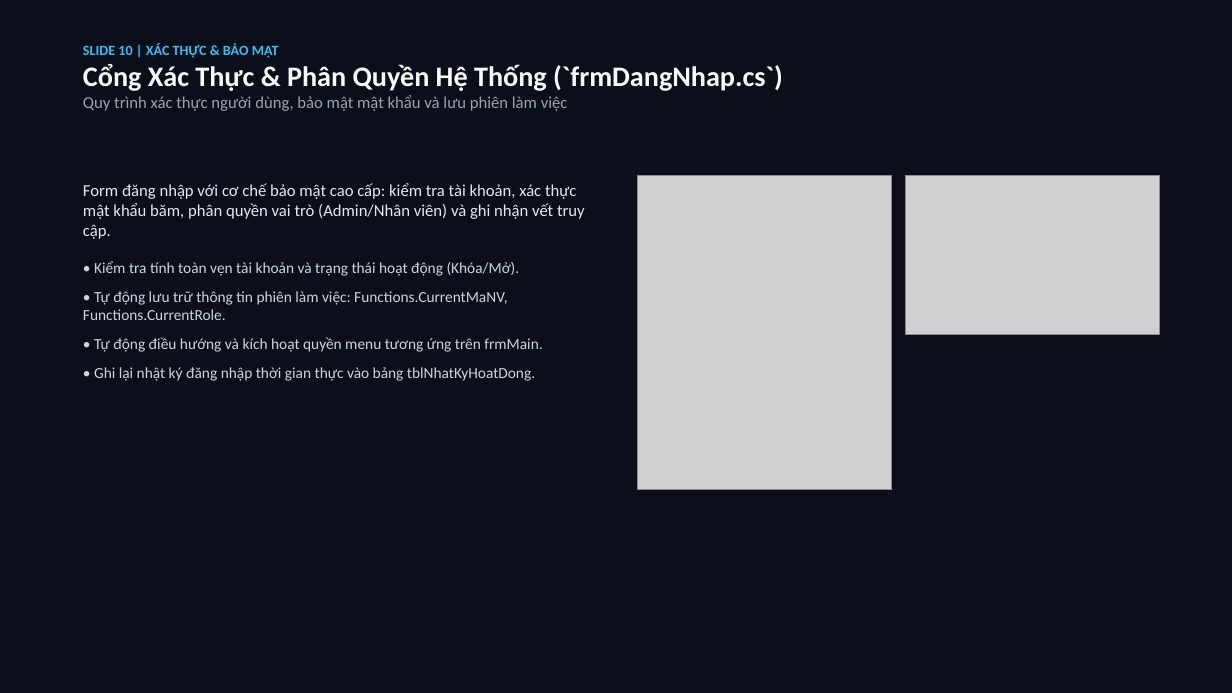
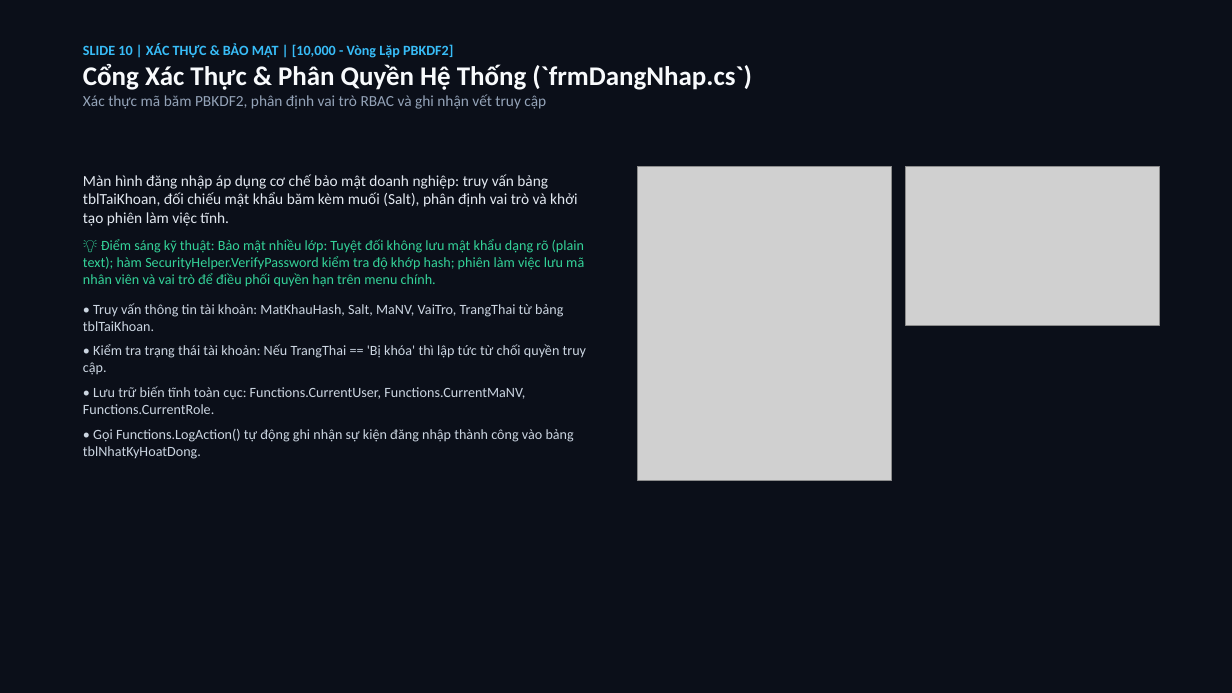
Before and after one commit to hoanganh15092006/BTLLAPTRINHTRUCQUAN, a slide deck: slide 10 of Presentation/QLBanMayViTinh_32_Slides.pptx. Drawn at 1232x693 pixels with LibreOffice and Linux fonts; fonts in the diff are those of the drawing; grey boxes stand for pictures. Boxes give left, top, right and bottom in pixels: in the first picture for what was removed or moved away, otherwise in the second. Text is boxed around its words. In the diff, an @@ line names an element or a change of style, - is before the commit and + after.

```diff
--- a/Presentation/QLBanMayViTinh_32_Slides.pptx
+++ b/Presentation/QLBanMayViTinh_32_Slides.pptx
@@ text at [83, 43, 453, 58]: text changed @@
-SLIDE 10 | XÁC THỰC & BẢO MẬT
+SLIDE 10 | XÁC THỰC & BẢO MẬT | [10,000 - Vòng Lặp PBKDF2]
@@ text at [83, 64, 752, 90]: size 22 to 21 pt in "Cổng Xác Thực & Phân Quyền Hệ ..." @@
@@ text at [83, 94, 546, 109]: text changed; size 13 to 12 pt @@
-Quy trình xác thực người dùng, bảo mật mật khẩu và lưu phiên làm việc
+Xác thực mã băm PBKDF2, phân định vai trò RBAC và ghi nhận vết truy cập
@@ text at [83, 174, 586, 459]: text changed; size 12 to 11 pt @@
-Form đăng nhập với cơ chế bảo mật cao cấp: kiểm tra tài khoản, xác thực mật khẩu băm, phân quyền vai trò (Admin/Nhân viên) và ghi nhận vết truy cập.
-• Kiểm tra tính toàn vẹn tài khoản và trạng thái hoạt động (Khóa/Mở).
-• Tự động lưu trữ thông tin phiên làm việc: Functions.CurrentMaNV, Functions.CurrentRole.
-• Tự động điều hướng và kích hoạt quyền menu tương ứng trên frmMain.
-• Ghi lại nhật ký đăng nhập thời gian thực vào bảng tblNhatKyHoatDong.
+Màn hình đăng nhập áp dụng cơ chế bảo mật doanh nghiệp: truy vấn bảng tblTaiKhoan, đối chiếu mật khẩu băm kèm muối (Salt), phân định vai trò và khởi tạo phiên làm việc tĩnh.
+💡 Điểm sáng kỹ thuật: Bảo mật nhiều lớp: Tuyệt đối không lưu mật khẩu dạng rõ (plain text); hàm SecurityHelper.VerifyPassword kiểm tra độ khớp hash; phiên làm việc lưu mã nhân viên và vai trò để điều phối quyền hạn trên menu chính.
+• Truy vấn thông tin tài khoản: MatKhauHash, Salt, MaNV, VaiTro, TrangThai từ bảng tblTaiKhoan.
+• Kiểm tra trạng thái tài khoản: Nếu TrangThai == 'Bị khóa' thì lập tức từ chối quyền truy cập.
+• Lưu trữ biến tĩnh toàn cục: Functions.CurrentUser, Functions.CurrentMaNV, Functions.CurrentRole.
+• Gọi Functions.LogAction() tự động ghi nhận sự kiện đăng nhập thành công vào bảng tblNhatKyHoatDong.
@@ picture: place and size @@
-picture at [638, 176, 892, 490]
+picture at [638, 166, 892, 481]
@@ picture: place and size @@
-picture at [906, 176, 1160, 335]
+picture at [906, 166, 1160, 325]
```
Also in this commit, not shown: 28 other slides changed, 3 slides added, 3 slides removed, 26 other files.
